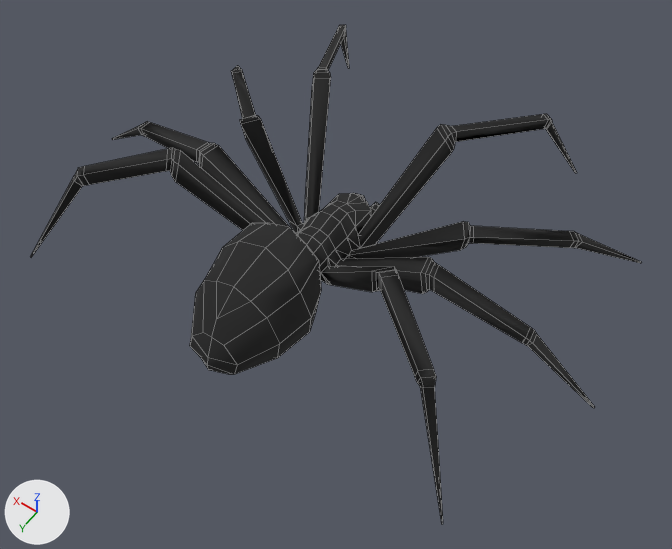
The Blender file rigs/rig-spider.blend, before and after one commit.
Before and after are seen from a 50 mm lens placed at (-3.11, 4.04, 6.45), pointed at (-0.26, 0.05, 0.18). Every picture has the same lights, and +X, +Y and +Z are marked at lower left. The older version comes first. Mesh edges are drawn as thin lines.

Before the edit, the objects in view are built like this:
```python
me_object_0_001 = bpy.data.meshes.new('Object_0.001')
me_object_0_001.from_pydata(...)  # 487 vertices, 520 faces; spans x -2.62..2.62, y -2.41..1.42, z 0.0..1.28
me_object_0_001.materials.append(mat_spider)  # black #232323
ob_object_3 = bpy.data.objects.new('Object_3', me_object_0_001)
ob_object_3.location = (0.0, 0.0, 0.0)
```
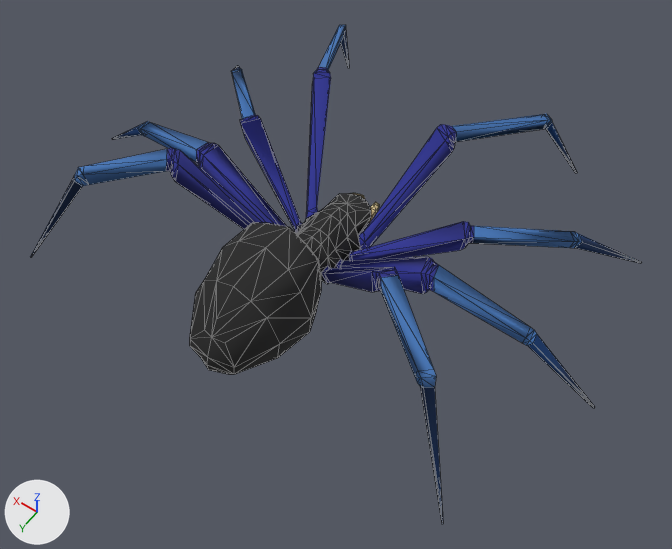
What the commit changed:
Picture 'color-palette' (img_color_palette) is new.
Material 'Spider.001' (mat_spider_001) is new.
Its texture is img_color_palette.
Its roughness is 1.0.
Its specular ior level is 0.476.
me_object_0_001 is used by ob_object_3; location (0.0, 0.0, 0.0).
me_object_0_001 had 487 vertices, 520 faces and spanned x -2.62..2.62, y -2.41..1.42, z 0.0..1.28.
me_object_0_001 no longer uses material mat_spider (black #232323).
me_object_0_001 now has 504 vertices, 1008 faces and spans x -2.62..2.62, y -2.41..1.42, z 0.0..1.28.
me_object_0_001 part 1: 1 vertex moved from x -0.1, y 1.31, z 0.49 to x -0.1, y 1.29, z 0.51; 26 vertices removed from x -0.44..0.44, y -0.46..1.35, z 0.07..0.49; 43 vertices added at x -0.33..0.33, y -0.41..1.37, z 0.1..0.51.
me_object_0_001 gains material mat_spider_001 (picture img_color_palette).

Boxes [x1, y1, x2, y2] around the edits, measured in the pictures (672 x 549 px; the box of a moved part takes in the faces that stretch with it):
'Object_3', reshaped, recoloured
    both: [31, 25, 642, 524]
part 1 of me_object_0_001, moved or reshaped
    before: [175, 81, 464, 374]
    after: [175, 78, 465, 374]
